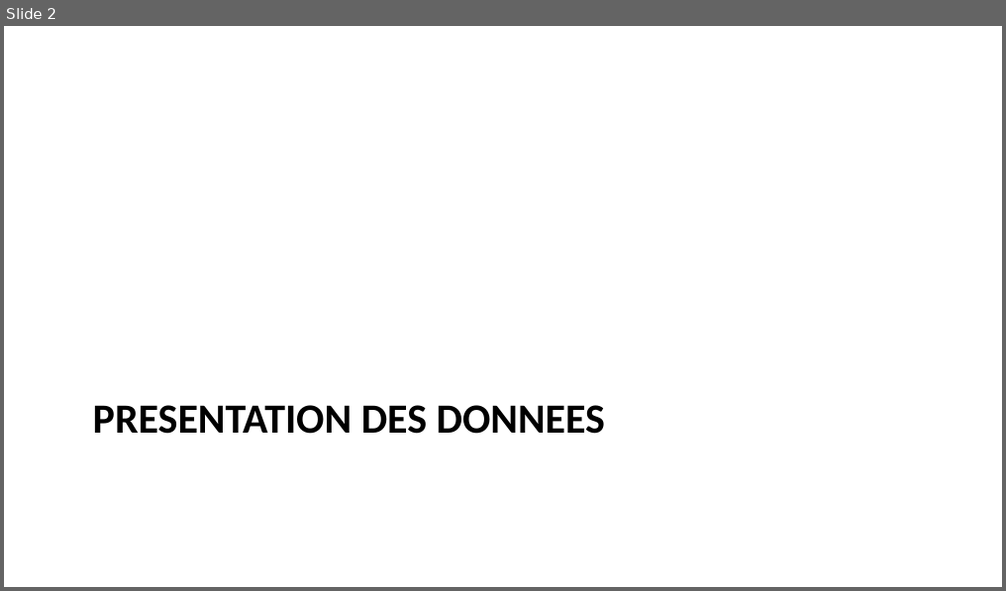
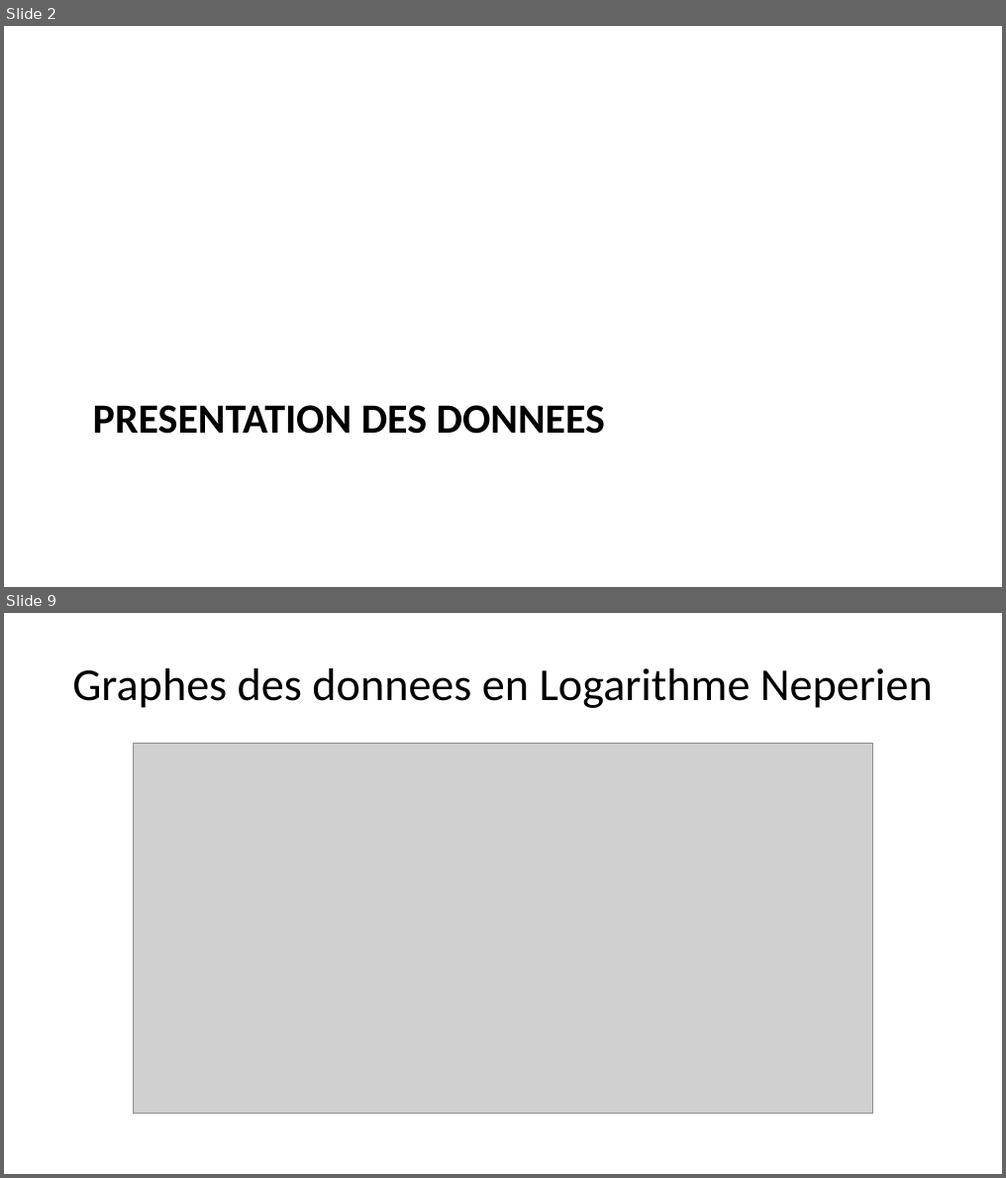
Before and after one commit to AD0791/Presentation_thesis, a slide deck: modele_presentation.pptx. Shown one above the other, each under a label of ours: slide 2 before the commit, slides 2 and 9 after it; the slides between them are not shown. The pictures are 1006x591 and 1006x1178 pixels, drawn with LibreOffice and Linux fonts; fonts in the diff are those of the drawing; grey boxes stand for pictures. Boxes give left, top, right and bottom in pixels: in the first picture for what was removed or moved away, otherwise in the second. Text is boxed around its words. In the diff, an @@ line names an element or a change of style, - is before the commit and + after.

```diff
--- a/modele_presentation.pptx
+++ b/modele_presentation.pptx
@@ slide 9 added at <box>4,613,1002,1174</box>, background #FFFFFF @@
@@ title added at <box>72,668,933,708</box>, 33 pt, text #000000 @@
+Graphes des donnees en Logarithme Neperien
@@ picture added at <box>133,744,873,1114</box> @@
```
Also in this commit, not shown: 1 slide changed, 5 other slides added, 3 slides removed, 2 other files.
